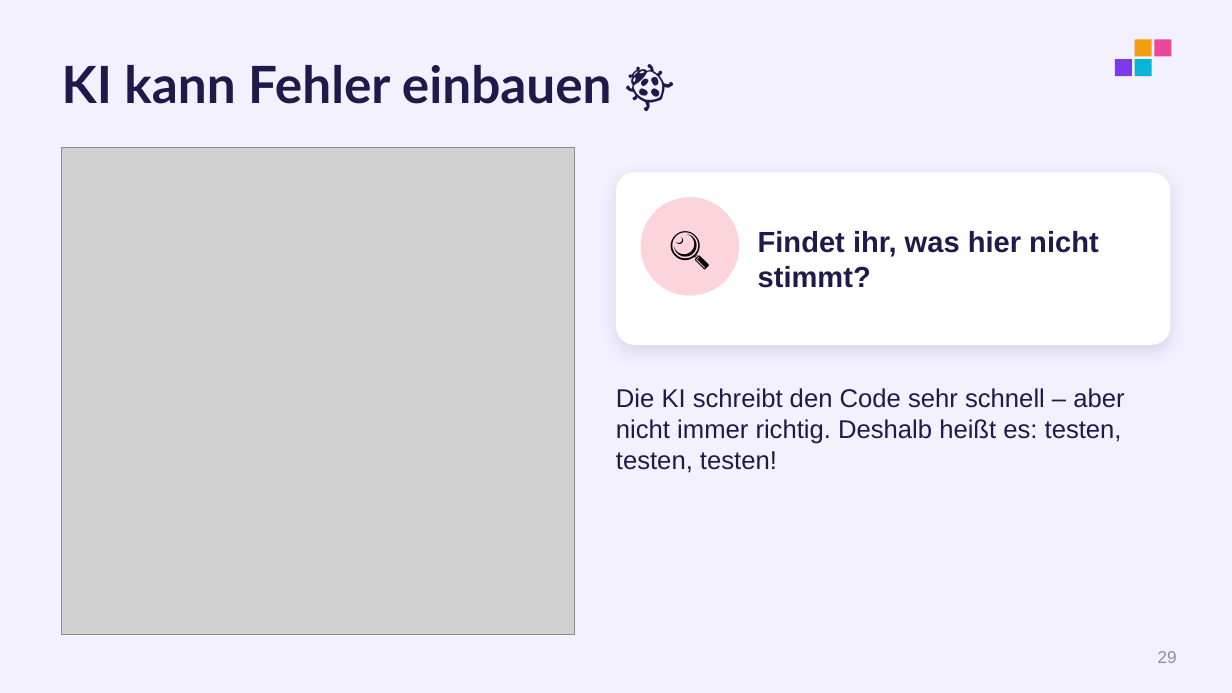
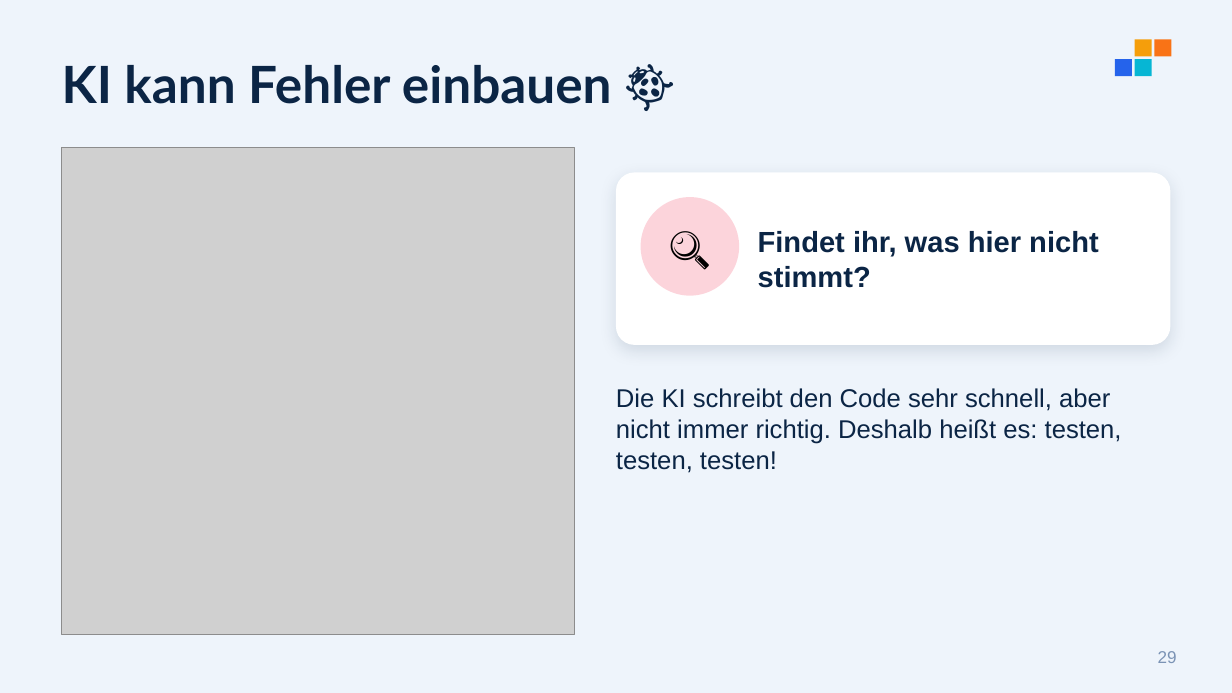
Before and after one commit to Robsbaer/monte26, a slide deck: slide 29 of Dokumente/Folien.pptx. Drawn at 1232x693 pixels with LibreOffice and Linux fonts; fonts in the diff are those of the drawing; grey boxes stand for pictures. Boxes give left, top, right and bottom in pixels: in the first picture for what was removed or moved away, otherwise in the second. Text is boxed around its words. In the diff, an @@ line names an element or a change of style, - is before the commit and + after.

```diff
--- a/Dokumente/Folien.pptx
+++ b/Dokumente/Folien.pptx
@@ background #F3F1FF to #EEF4FB @@
@@ title "KI kann Fehler einbauen 🐞" at (62, 65, 612, 104): text colour #1E1B4B to #0B2545 @@
@@ rectangle at (1115, 59, 1132, 76): fill #7C3AED to #2563EB @@
@@ rectangle at (1154, 39, 1172, 57): fill #EC4899 to #F97316 @@
@@ rounded rectangle at (616, 172, 1170, 345): shadow changed @@
@@ text "Findet ihr, was hier nicht ..." at (758, 231, 1099, 288): text colour #1E1B4B to #0B2545 @@
@@ text at (616, 388, 1122, 473): text changed; text colour #1E1B4B to #0B2545 @@
-Die KI schreibt den Code sehr schnell – aber nicht immer richtig. Deshalb heißt es: testen, testen, testen!
+Die KI schreibt den Code sehr schnell, aber nicht immer richtig. Deshalb heißt es: testen, testen, testen!
@@ page number at (1158, 651, 1177, 663): text colour #8B87B8 to #7B93B5 @@
```
Also in this commit, not shown: 31 other slides changed, 7 other files.
